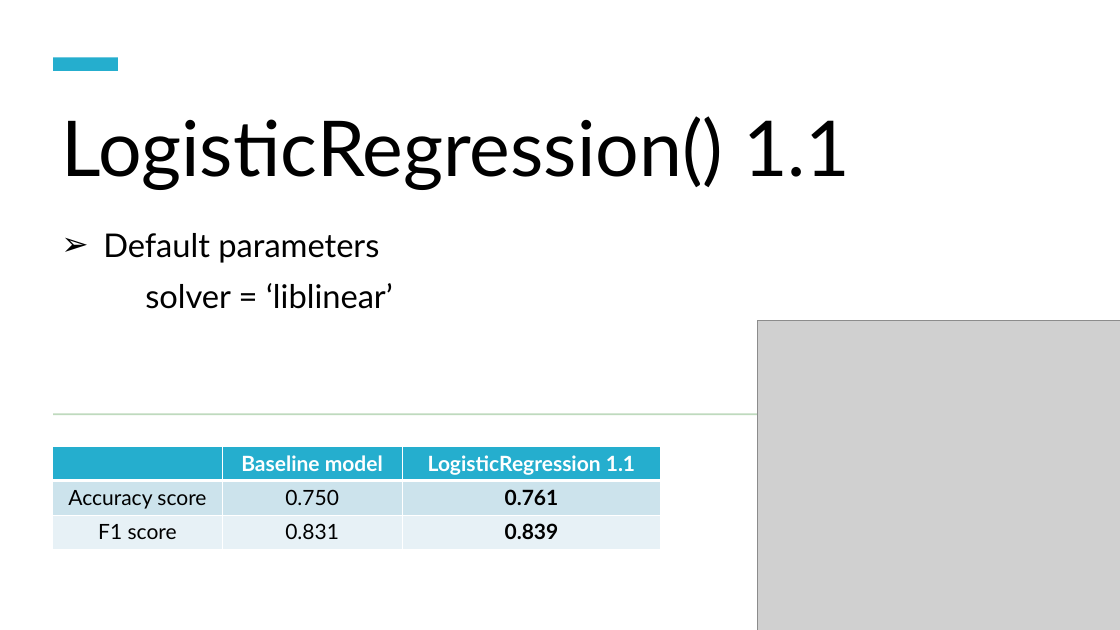
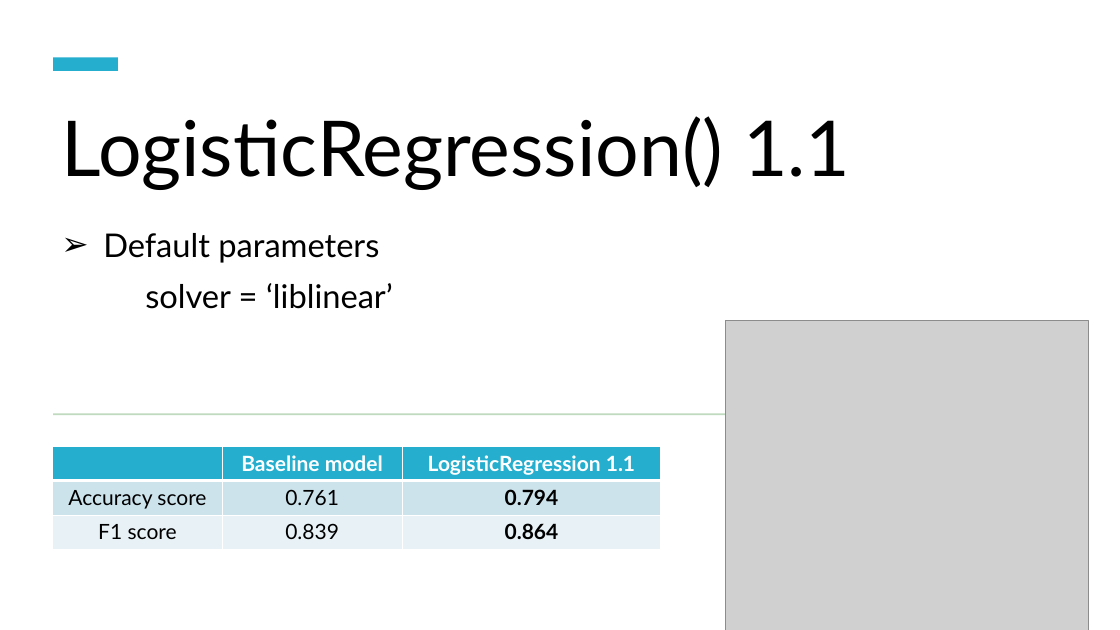
Before and after one commit to fedalza/lighthouse-data-notes, a slide deck: slide 8 of Week_7/Day_4/MiniIV.pptx. Drawn at 1120x630 pixels with LibreOffice and Linux fonts; fonts in the diff are those of the drawing; grey boxes stand for pictures. Boxes give left, top, right and bottom in pixels: in the first picture for what was removed or moved away, otherwise in the second. Text is boxed around its words. In the diff, an @@ line names an element or a change of style, - is before the commit and + after.

```diff
--- a/Week_7/Day_4/MiniIV.pptx
+++ b/Week_7/Day_4/MiniIV.pptx
@@ picture: place and size @@
-picture at (757, 320, 1120, 630)
+picture at (725, 321, 1088, 630)
@@ table at (53, 447, 660, 549) @@
-row 2, column 2: 0.750
+row 2, column 2: 0.761
-row 2, column 3: 0.761
+row 2, column 3: 0.794
-row 3, column 2: 0.831
+row 3, column 2: 0.839
-row 3, column 3: 0.839
+row 3, column 3: 0.864
```
Also in this commit, not shown: 7 other slides changed, 19 other files.
